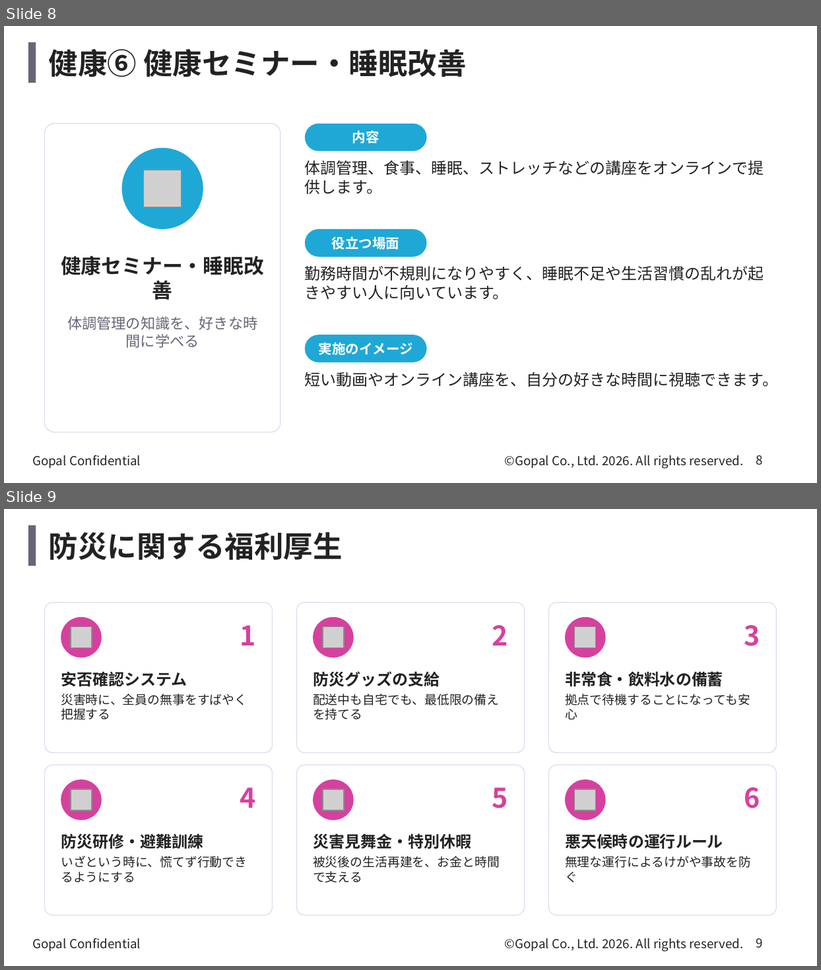
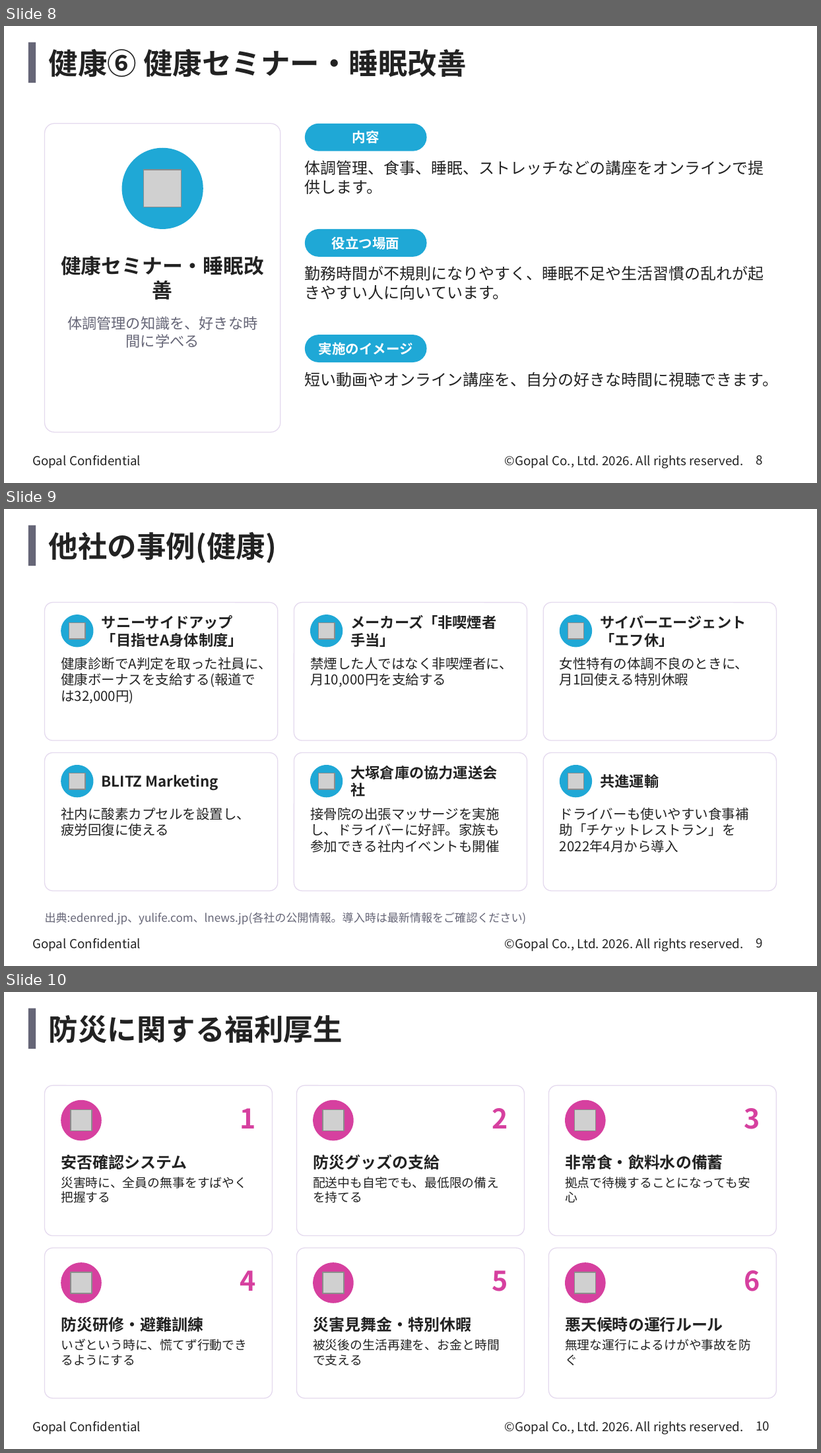
Before and after one commit to kagayugopal-eng/tamu, a slide deck: deck/welfare_health_disaster.pptx. Shown one above the other, each under a label of ours: slides 8 and 9 before the commit, slides 8, 9 and 10 after it. The pictures are 821x970 and 821x1453 pixels, drawn with LibreOffice and Linux fonts; fonts in the diff are those of the drawing; grey boxes stand for pictures; background and template pictures are left out. Boxes give left, top, right and bottom in pixels: in the first picture for what was removed or moved away, otherwise in the second. Text is boxed around its words. In the diff, an @@ line names an element or a change of style, - is before the commit and + after.

```diff
--- a/deck/welfare_health_disaster.pptx
+++ b/deck/welfare_health_disaster.pptx
@@ slide 9 added at [4,509,817,966], background picture (left out); not listed: 3 template elements that a slide beside it also shows @@
@@ title added at [49,532,277,563], 26 pt, text #222222, bold @@
+他社の事例(健康)
@@ rounded rectangle added at [45,603,278,741], fill #FFFFFF at 85% opacity, outline #E4D9EE 0.75 pt @@
@@ rounded rectangle added at [294,603,527,741], fill #FFFFFF at 85% opacity, outline #E4D9EE 0.75 pt @@
@@ rounded rectangle added at [543,603,776,741], fill #FFFFFF at 85% opacity, outline #E4D9EE 0.75 pt @@
@@ ellipse added at [61,615,94,647], fill #1FA8D6 @@
@@ picture added at [69,623,85,639] @@
@@ text added at [102,615,243,647], 13 pt, text #222222, bold @@
+サニーサイドアップ「目指せA身体制度」
@@ ellipse added at [310,615,343,647], fill #1FA8D6 @@
@@ picture added at [319,623,335,639] @@
@@ text added at [351,615,497,647], 13 pt, text #222222, bold @@
+メーカーズ「非喫煙者手当」
@@ ellipse added at [559,615,592,647], fill #1FA8D6 @@
@@ picture added at [568,623,583,639] @@
@@ text added at [600,615,746,647], 13 pt, text #222222, bold @@
+サイバーエージェント「エフ休」
@@ text added at [61,657,272,704], 12 pt, text #222222 @@
+健康診断でA判定を取った社員に、健康ボーナスを支給する(報道では32,000円)
@@ text added at [310,657,513,687], 12 pt, text #222222 @@
+禁煙した人ではなく非喫煙者に、月10,000円を支給する
@@ text added at [560,657,749,686], 12 pt, text #222222 @@
+女性特有の体調不良のときに、月1回使える特別休暇
@@ rounded rectangle added at [45,753,278,891], fill #FFFFFF at 85% opacity, outline #E4D9EE 0.75 pt @@
@@ ellipse added at [61,765,94,797], fill #1FA8D6 @@
@@ rounded rectangle added at [294,753,527,891], fill #FFFFFF at 85% opacity, outline #E4D9EE 0.75 pt @@
@@ ellipse added at [310,765,343,797], fill #1FA8D6 @@
@@ text added at [351,766,498,797], 13 pt, text #222222, bold @@
+大塚倉庫の協力運送会社
@@ rounded rectangle added at [543,753,776,891], fill #FFFFFF at 85% opacity, outline #E4D9EE 0.75 pt @@
@@ ellipse added at [559,765,592,797], fill #1FA8D6 @@
@@ picture added at [69,773,85,789] @@
@@ text added at [102,775,218,791], 13 pt, text #222222, bold @@
+BLITZ Marketing
@@ picture added at [319,773,335,789] @@
@@ picture added at [568,773,583,789] @@
@@ text added at [600,774,659,788], 13 pt, text #222222, bold @@
+共進運輸
@@ text added at [61,807,250,836], 12 pt, text #222222 @@
+社内に酸素カプセルを設置し、疲労回復に使える
@@ text added at [310,807,500,853], 12 pt, text #222222 @@
+接骨院の出張マッサージを実施し、ドライバーに好評。家族も参加できる社内イベントも開催
@@ text added at [560,807,749,853], 12 pt, text #222222 @@
+ドライバーも使いやすい食事補助「チケットレストラン」を2022年4月から導入
@@ text added at [45,912,527,925], 10 pt, text #666677 @@
+出典:edenred.jp、yulife.com、lnews.jp(各社の公開情報。導入時は最新情報をご確認ください)
@@ page number added at [756,939,762,949], 11 pt, text #222222 @@
+9
@@ what was slide 9 is now slide 10 @@
@@ page number at [756,1422,770,1431]: text changed @@
-9
+10
```
Also in this commit, not shown: 1 other slide added, 1 other file.
